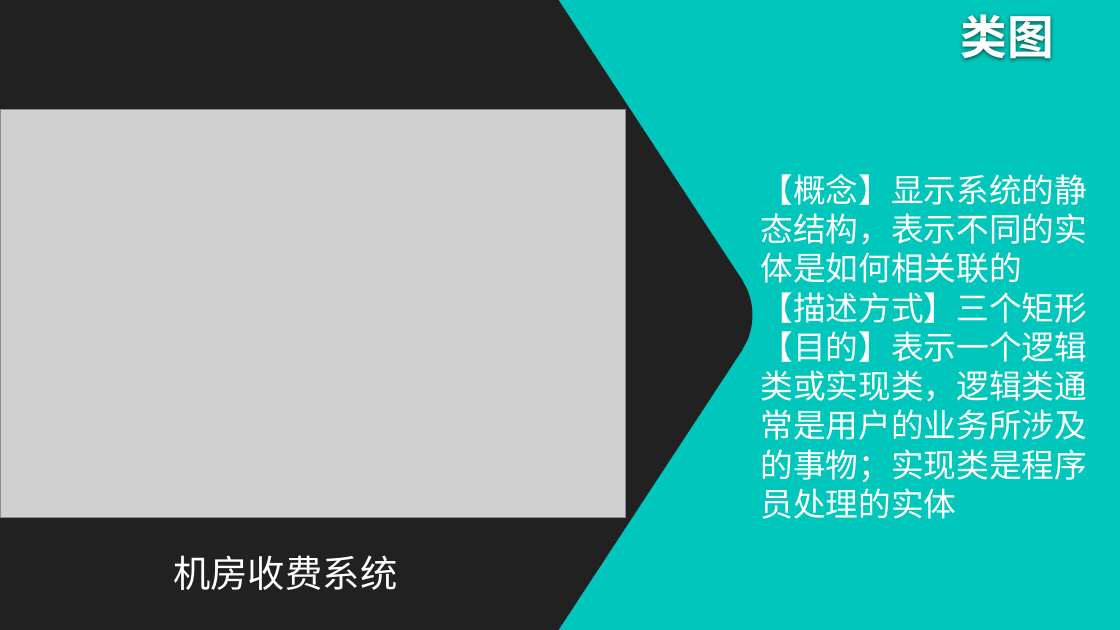
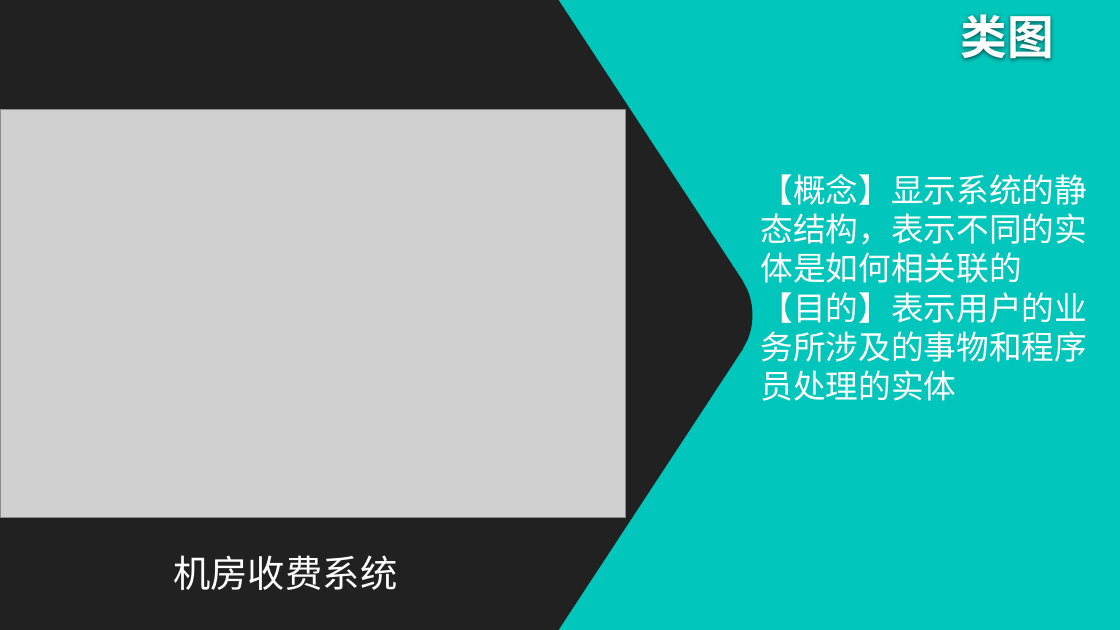
Before and after one commit to twn422/PRD2017, a slide deck: slide 14 of PRD-2017-G24/STW/非受控文件/翻转课堂作业/UML概述/UML概述.pptx (slide 13 before the commit). Drawn at 1120x630 pixels with LibreOffice and Linux fonts; fonts in the diff are those of the drawing; grey boxes stand for pictures; background and template pictures are left out. Boxes give left, top, right and bottom in pixels: in the first picture for what was removed or moved away, otherwise in the second. Text is boxed around its words. In the diff, an @@ line names an element or a change of style, - is before the commit and + after.

```diff
--- a/PRD-2017-G24/STW/非受控文件/翻转课堂作业/UML概述/UML概述.pptx
+++ b/PRD-2017-G24/STW/非受控文件/翻转课堂作业/UML概述/UML概述.pptx
@@ text at bbox=[761, 292, 1087, 401]: text changed @@
-【描述方式】三个矩形
-【目的】表示一个逻辑类或实现类，逻辑类通常是用户的业务所涉及的事物；实现类是程序员处理的实体
+【目的】表示用户的业务所涉及的事物和程序员处理的实体
```
Also in this commit, not shown: 9 other slides changed, 2 slides added, 4 other files.
